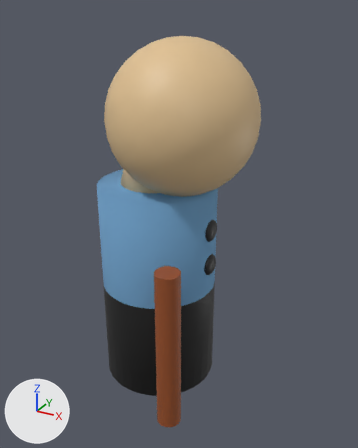
Before and after pictures for a commit that changed the Blender file Assets/models/grandpa.blend.
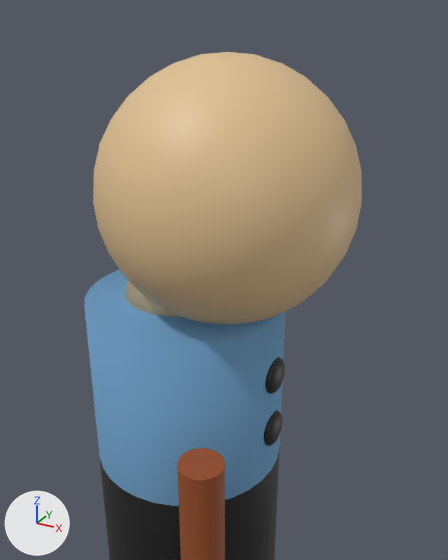
There are two pictures of each version: one whole from a 50 mm camera at (4.69, -7.68, 5.16) aimed at (0.52, -0.1, 1.37), one close up from a 50 mm camera at (3.51, -5.48, 5.1) aimed at (0.7, -0.37, 2.55). Every picture has the same lights, and +X, +Y and +Z are marked at lower left.
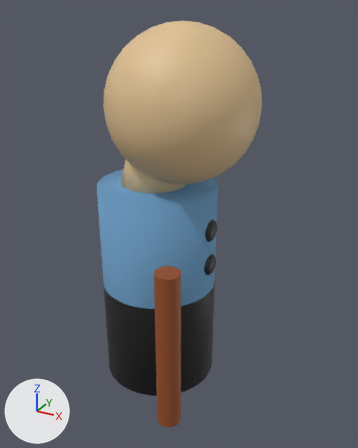
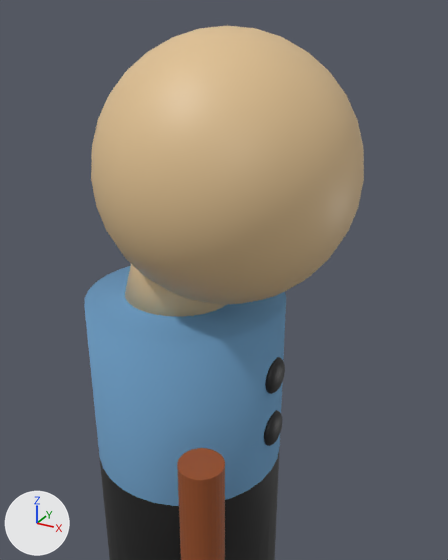
Changed parts and their boxes [x1, y1, x2, y2] in the close-ups (448 x 560 px):
'Sphere', moved
    before: [93, 52, 362, 324]
    after: [91, 26, 364, 304]
'Cylinder.002', unchanged, uncovered by the edit
    before: [125, 281, 178, 316]
    after: [125, 264, 227, 317]

Diff of the bpy script that builds the scene:
```diff
--- a/Assets/models/grandpa.blend.py
+++ b/Assets/models/grandpa.blend.py
@@ ob_sphere @@
 ob_sphere = bpy.data.objects.new('Sphere', me_sphere)
-ob_sphere.location = (0.54, 0.0, 3.35)
+ob_sphere.location = (0.54, 0.0, 3.58)
 ob_sphere.scale = (1.36, 1.36, 1.36)
```
